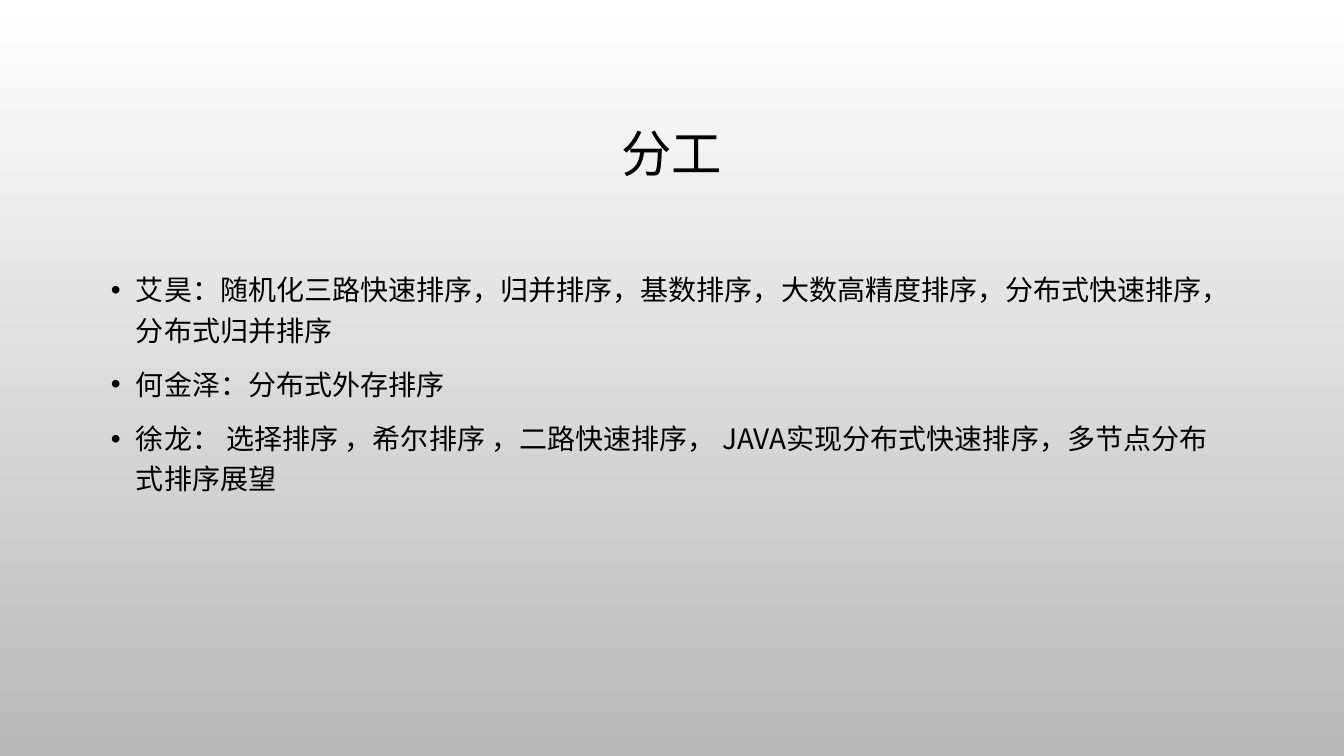
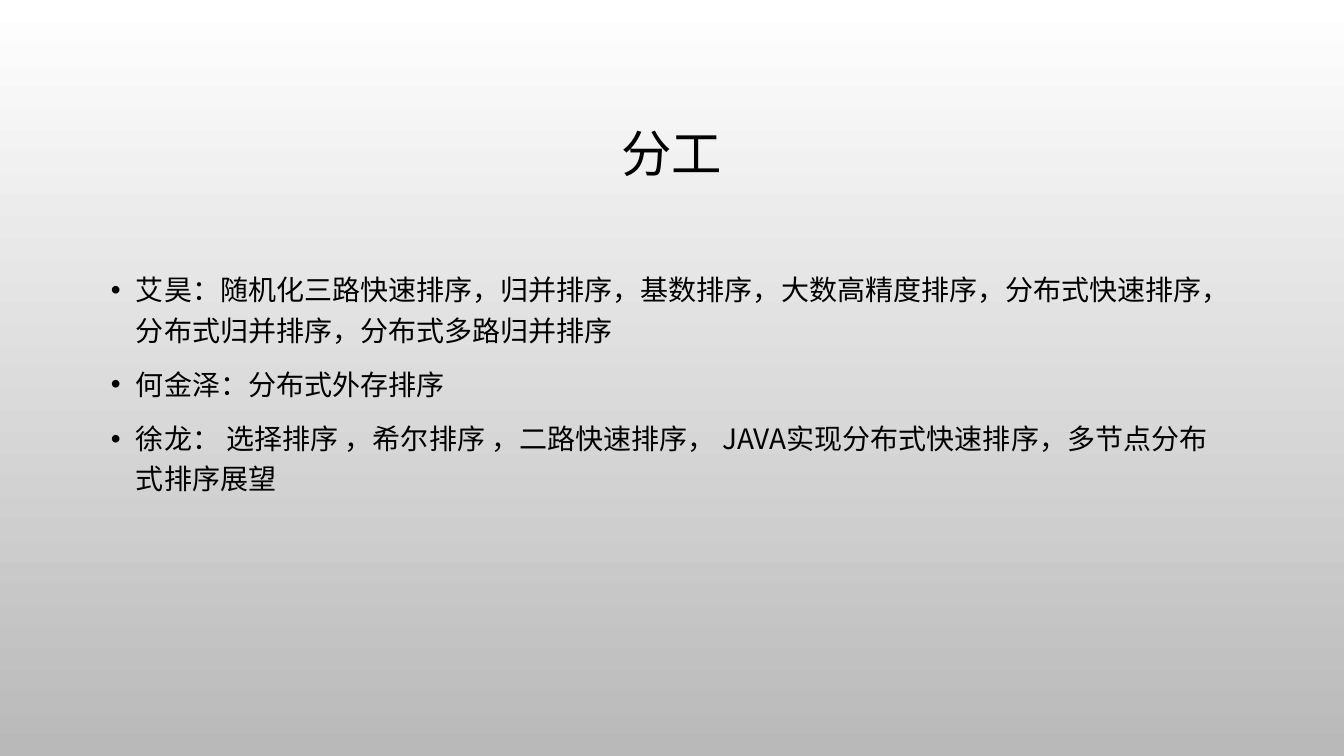
Before and after one commit to AisingioroHao0/BUAA_ProgrammingAndAlgorithms_TermProject, a slide deck: slide 3 of 答辩PPT/排序算法.pptx. Drawn at 1344x756 pixels with LibreOffice and Linux fonts; fonts in the diff are those of the drawing; background and template pictures are left out. Boxes give left, top, right and bottom in pixels: in the first picture for what was removed or moved away, otherwise in the second. Text is boxed around its words. In the diff, an @@ line names an element or a change of style, - is before the commit and + after.

```diff
--- a/答辩PPT/排序算法.pptx
+++ b/答辩PPT/排序算法.pptx
@@ text at (x1=136, y1=276, x2=1230, y2=344): text changed @@
-• 艾昊：随机化三路快速排序，归并排序，基数排序，大数高精度排序，分布式快速排序，分布式归并排序
+• 艾昊：随机化三路快速排序，归并排序，基数排序，大数高精度排序，分布式快速排序，分布式归并排序，分布式多路归并排序
```
Also in this commit, not shown: 1 other slide changed, 2 slides added, 3 other files.
